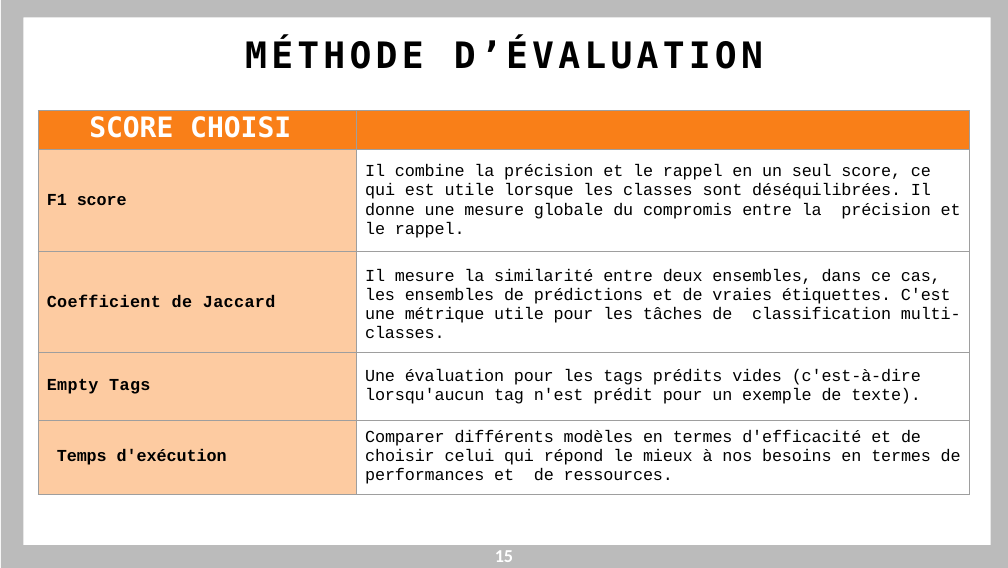
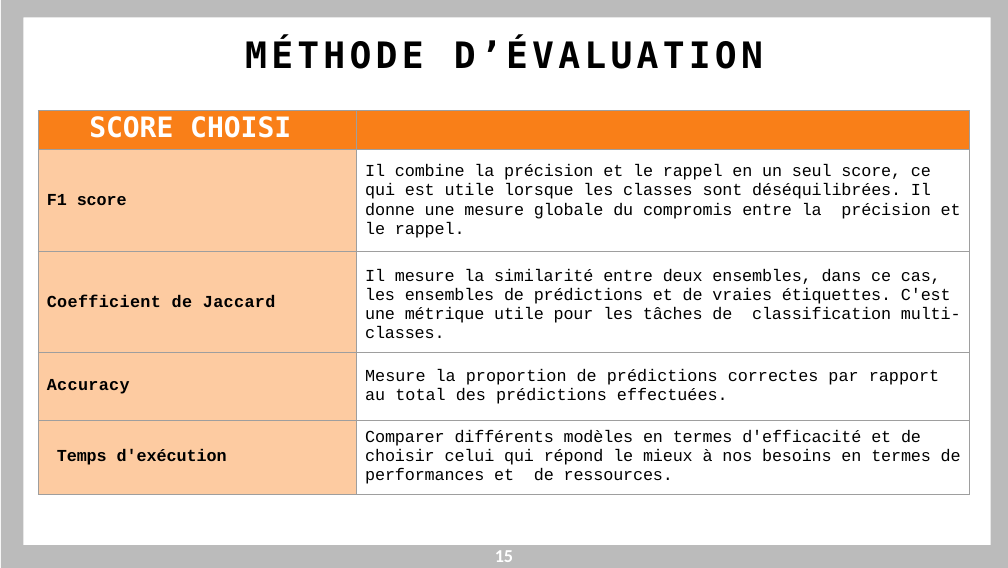
Before and after one commit to theNorthman811/Stack_Overflow_tags_suggestion, a slide deck: slide 15 of BELGHAZI_SEDDIK_5_presentation_072023.pptx. Drawn at 1008x568 pixels with LibreOffice and Linux fonts; fonts in the diff are those of the drawing. Boxes give left, top, right and bottom in pixels: in the first picture for what was removed or moved away, otherwise in the second. Text is boxed around its words. In the diff, an @@ line names an element or a change of style, - is before the commit and + after.

```diff
--- a/BELGHAZI_SEDDIK_5_presentation_072023.pptx
+++ b/BELGHAZI_SEDDIK_5_presentation_072023.pptx
@@ table at [38, 111, 970, 494] @@
-row 4, column 1: Empty Tags
+row 4, column 1: Accuracy
-row 4, column 2: Une évaluation pour les tags prédits vides (c'est-à-dire lorsqu'aucun tag n'est prédit pour un exemple de texte).
+row 4, column 2: Mesure la proportion de prédictions correctes par rapport au total des prédictions effectuées.
```
Also in this commit, not shown: 5 other slides changed, 1 slide added, 3 other files.
